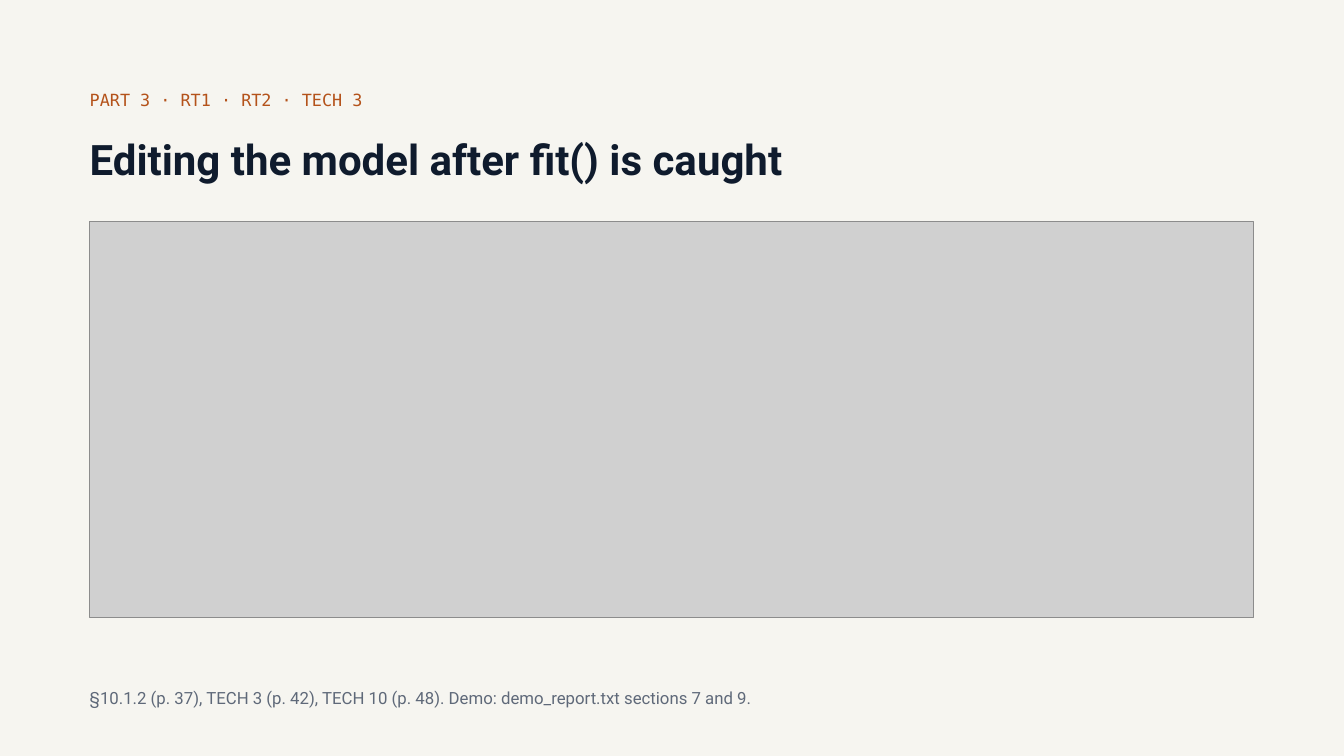
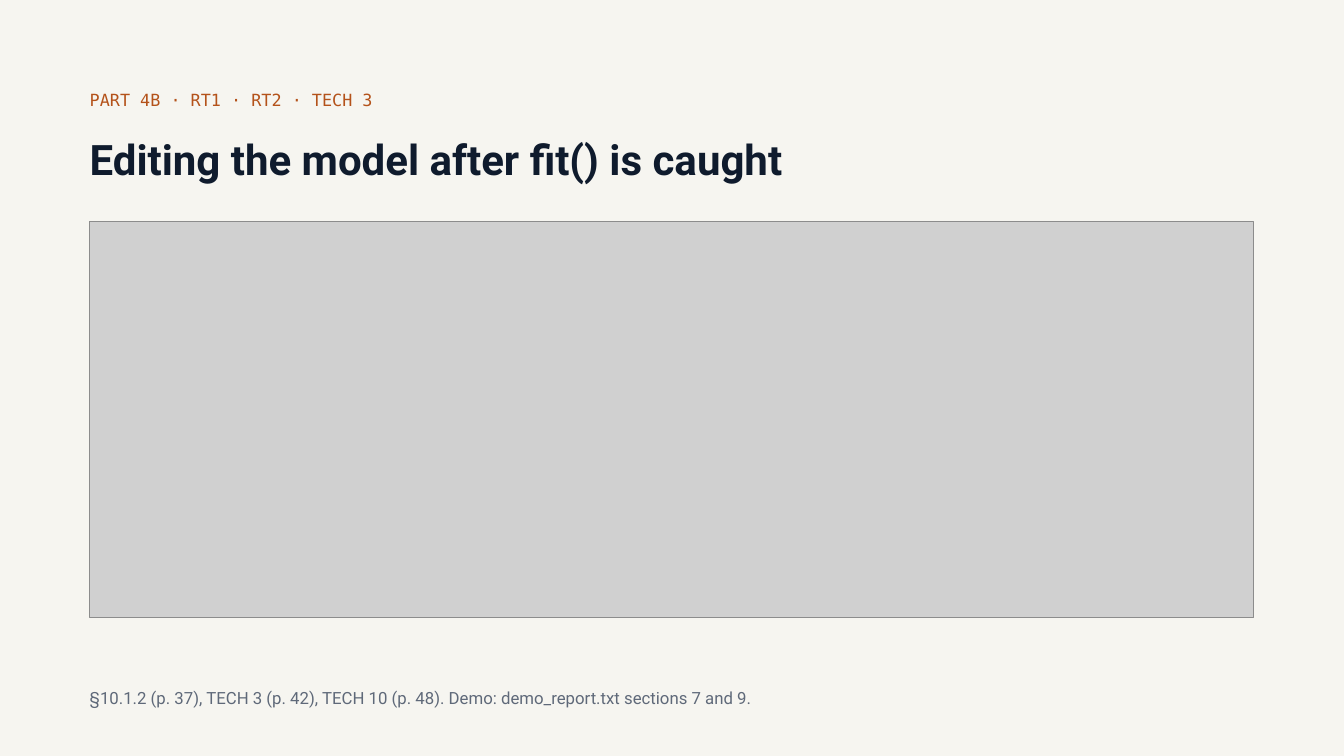
Before and after one commit to olonok69/graimatter_ML, a slide deck: slide 43 of docs/Adversarial_ML.pptx (slide 31 before the commit). Drawn at 1344x756 pixels with LibreOffice and Linux fonts; fonts in the diff are those of the drawing; grey boxes stand for pictures. Boxes give left, top, right and bottom in pixels: in the first picture for what was removed or moved away, otherwise in the second. Text is boxed around its words. In the diff, an @@ line names an element or a change of style, - is before the commit and + after.

Commit message:
Reorganise deck and guides for the video series
The deck grows to 53 slides with new slides for the NIST classes (part 4a
and 4b). The technical guide and presenter guide follow the four parts of
the series; Appendix B moves into Part 4 (sections 12-22) and a new
Appendix A maps guide, slides, videos and demos. Section references in the
README and the demo guides follow the new numbering.

```diff
--- a/docs/Adversarial_ML.pptx
+++ b/docs/Adversarial_ML.pptx
@@ text at bbox=[90, 93, 372, 107]: text changed @@
-PART 3 · RT1 · RT2 · TECH 3
+PART 4B · RT1 · RT2 · TECH 3
```
Also in this commit, not shown: 15 other slides changed, 12 slides added, 8 other files.
